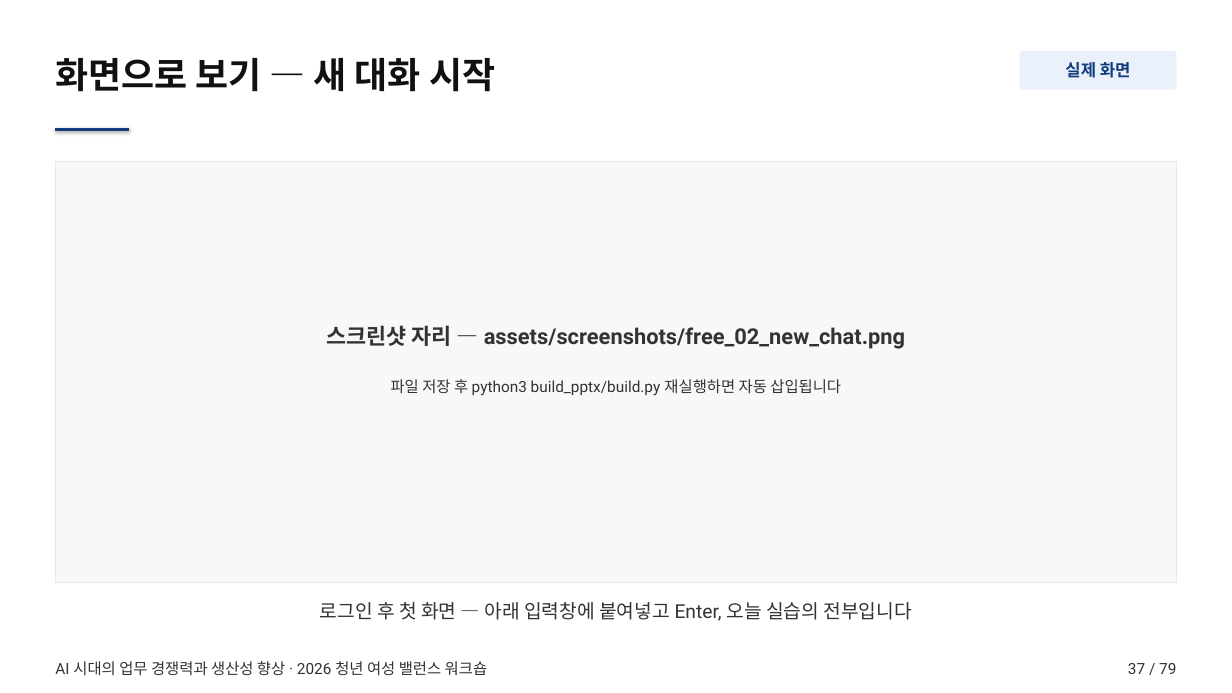
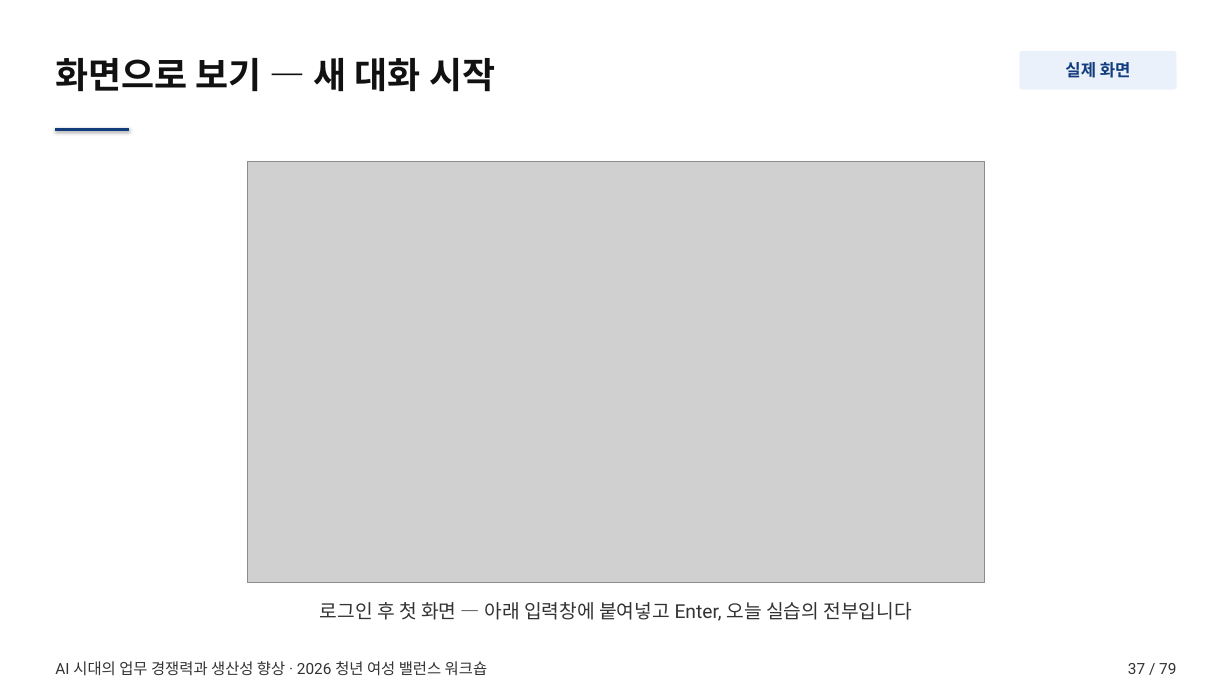
Before and after one commit to smilesjcha/how-to-work-better, a slide deck: slide 37 of lectures/20260723-worklife-ax-workshop/output/worklife-ax-workshop.pptx. Drawn at 1232x693 pixels with LibreOffice and Linux fonts; fonts in the diff are those of the drawing; grey boxes stand for pictures. Boxes give left, top, right and bottom in pixels: in the first picture for what was removed or moved away, otherwise in the second. Text is boxed around its words. In the diff, an @@ line names an element or a change of style, - is before the commit and + after.

Commit message:
build: 무료 Claude 실습 스크린샷 4장 삽입

```diff
--- a/lectures/20260723-worklife-ax-workshop/output/worklife-ax-workshop.pptx
+++ b/lectures/20260723-worklife-ax-workshop/output/worklife-ax-workshop.pptx
@@ rectangle removed at (x1=55, y1=162, x2=1177, y2=582) @@
@@ picture added at (x1=248, y1=162, x2=985, y2=582) @@
@@ text removed at (x1=326, y1=325, x2=905, y2=349) @@
-스크린샷 자리 — assets/screenshots/free_02_new_chat.png
@@ text removed at (x1=391, y1=379, x2=841, y2=396) @@
-파일 저장 후 python3 build_pptx/build.py 재실행하면 자동 삽입됩니다
```
Also in this commit, not shown: 3 other slides changed, 6 other files.
